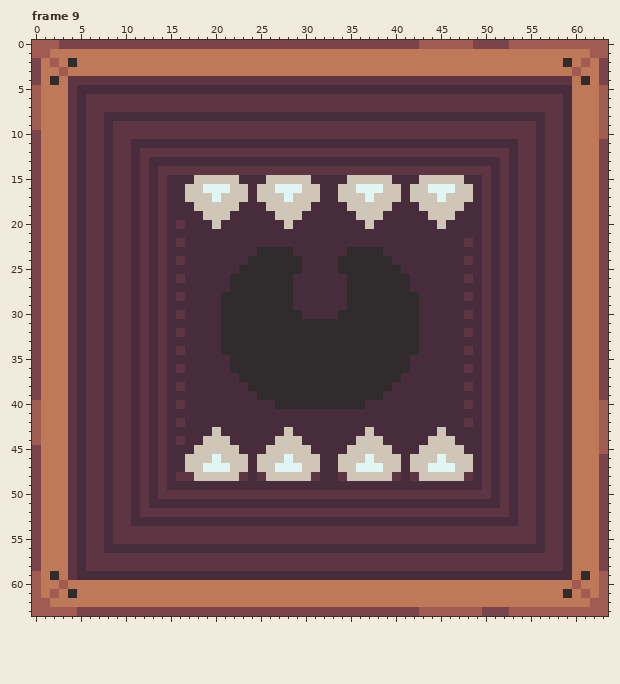
One commit to this pixel-art file: Assets/Sprites/ground-tiles.aseprite. The picture above is the old version.
64x64 pixels, 9 frames. Shown: frame 9. The commit also changed other frames, which this record leaves out.
After the commit:
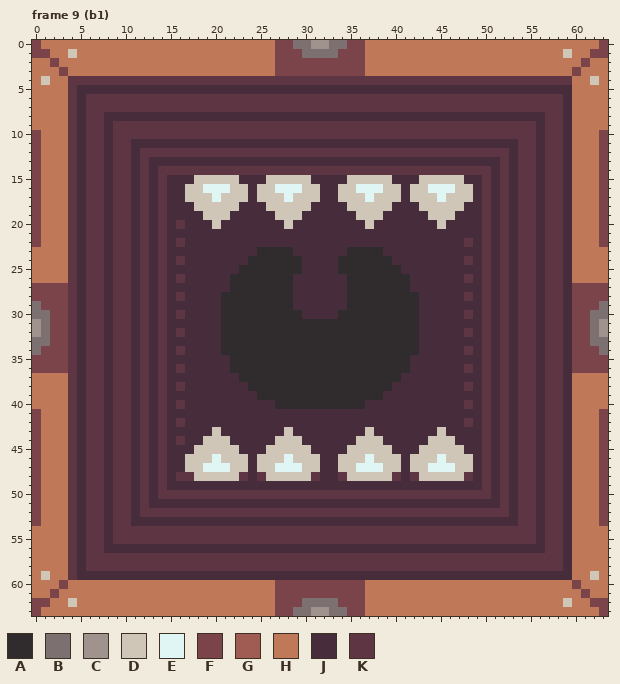
Palette (. is transparent): A #302c2e  B #7d7071  C #a0938e  D #cfc6b8  E #dff6f5  F #7a444a  G #a05b53  H #bf7958  J #472d3c  K #5e3643
Changes in this commit:
Changed rows in their new state; - is an unchanged pixel.
Frame 9 (b1):
first column x 0:
 0 FHHHHHHHHHHHHHHHHHHHHHHHHHH--BBCCBB--HHHHHHHHHHHHHHHHHHHHHHHHHHF
 1 FF--D----------------------FFFBBBBFFF----------------------D--FF
 2 H-F-H----------------------FFFFFFFFFF----------------------H-F-H
 3 H--F-----------------------FFFFFFFFFF-----------------------F--H
 4 HDH----------------------------------------------------------HDH
 5 H--------------------------------------------------------------H
 6 H--------------------------------------------------------------H
 7 H--------------------------------------------------------------H
 8 H--------------------------------------------------------------H
 9 H--------------------------------------------------------------H
10 ---------------------------------------------------------------F
first column x 0:
23 H--------------------------------------------------------------H
24 H--------------------------------------------------------------H
25 H--------------------------------------------------------------H
26 H--------------------------------------------------------------H
27 -FFF--------------------------------------------------------FFF-
28 -FFF--------------------------------------------------------FFF-
29 BFFF--------------------------------------------------------FFFB
30 BBFF--------------------------------------------------------FFBB
31 CBFF--------------------------------------------------------FFBC
32 CBFF--------------------------------------------------------FFBC
33 BBFF--------------------------------------------------------FFBB
34 BFFF--------------------------------------------------------FFFB
35 -FFF--------------------------------------------------------FFF-
36 -FFF--------------------------------------------------------FFF-
37 H--------------------------------------------------------------H
38 H--------------------------------------------------------------H
39 H--------------------------------------------------------------H
40 H--------------------------------------------------------------H
41 F--------------------------------------------------------------F
42 F--------------------------------------------------------------F
43 F--------------------------------------------------------------F
44 F--------------------------------------------------------------F
45 ---------------------------------------------------------------F
first column x 0:
54 H--------------------------------------------------------------H
55 H--------------------------------------------------------------H
56 H--------------------------------------------------------------H
57 H--------------------------------------------------------------H
58 H--------------------------------------------------------------H
59 HDH----------------------------------------------------------HDH
60 H--F-----------------------FFFFFFFFFF-----------------------F--H
61 H-F-H----------------------FFFFFFFFFF----------------------H-F-H
62 FF--D----------------------FFFBBBBFFF----------------------D--FF
63 FHHHHHHHHHHHHHHHHHHHHHHHHHH--BBCCBB--HHHHHHHHHHHHHHHHHHHHHHHHHHF
